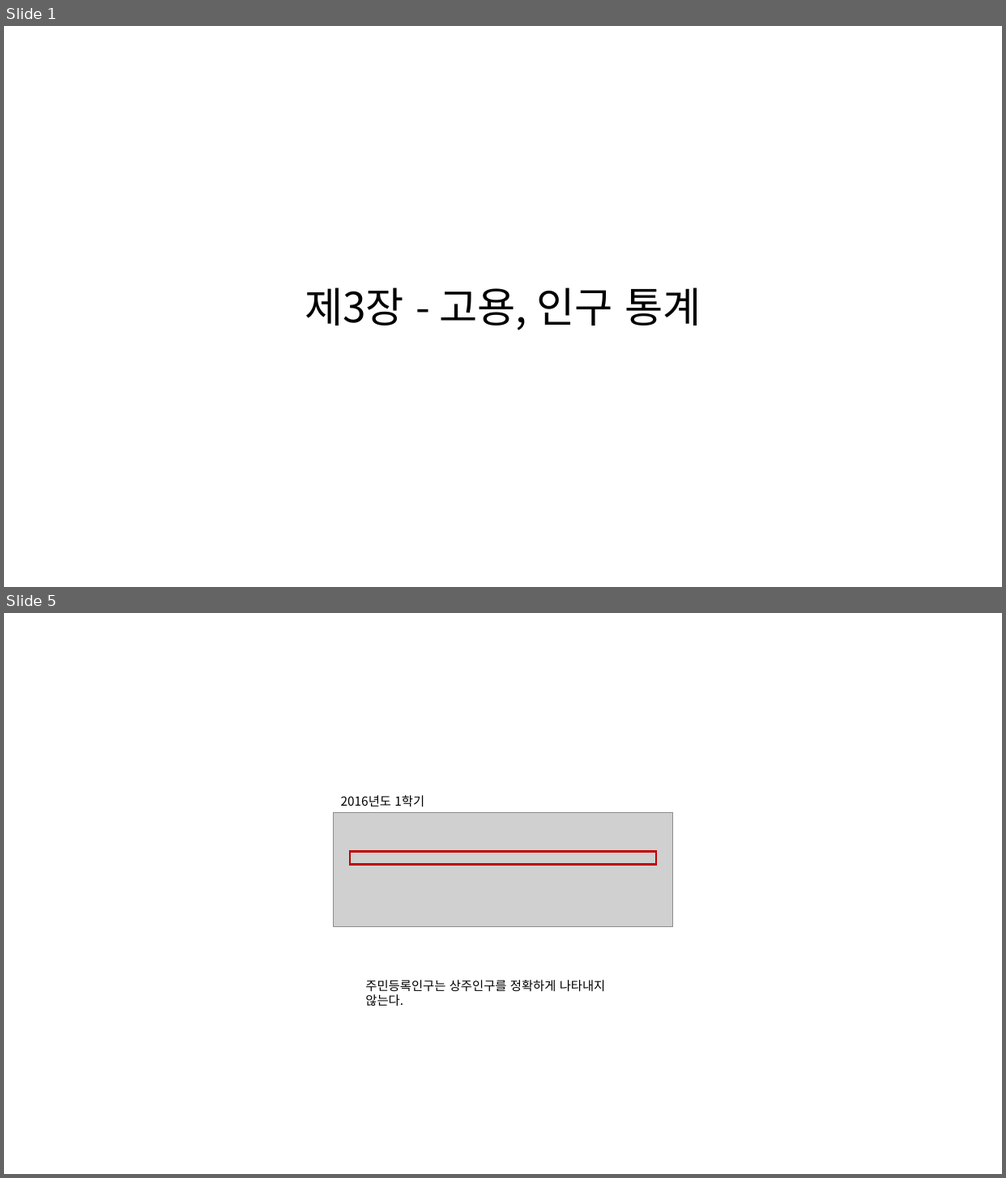
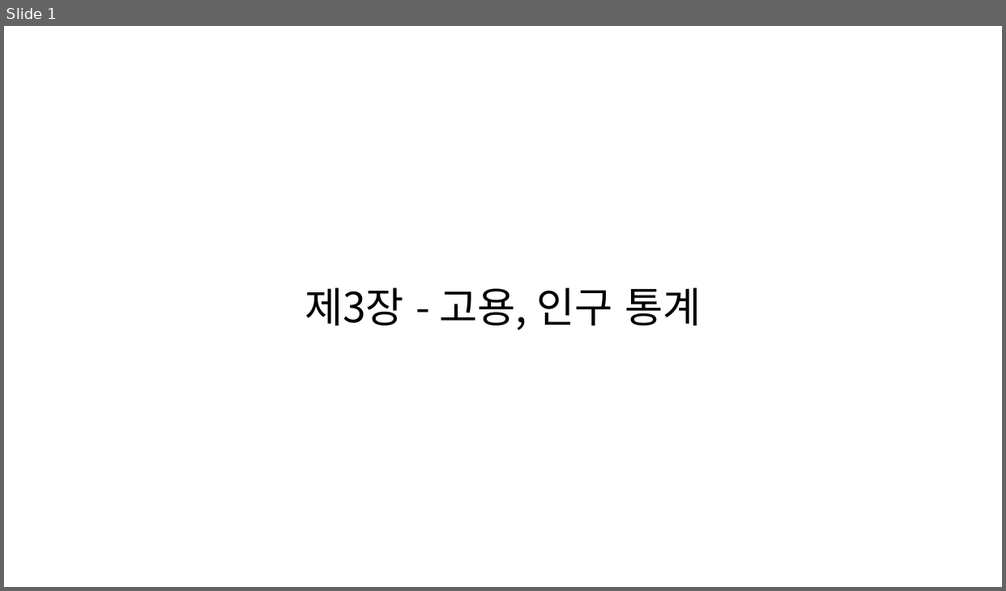
Before and after one commit to KNOU-STUDY/KNOU-UNDERSTANDING-NATIONAL-STATISTICS, a slide deck: previous_question/3장-고용,임금 통계.pptx. Shown one above the other, each under a label of ours: slides 1 and 5 before the commit, slide 1 after it; the slides between them are not shown. The pictures are 1006x1178 and 1006x591 pixels, drawn with LibreOffice and Linux fonts; fonts in the diff are those of the drawing; grey boxes stand for pictures. Boxes give left, top, right and bottom in pixels: in the first picture for what was removed or moved away, otherwise in the second. Text is boxed around its words. In the diff, an @@ line names an element or a change of style, - is before the commit and + after.

```diff
--- a/previous_question/3장-고용,임금 통계.pptx
+++ b/previous_question/3장-고용,임금 통계.pptx
@@ slide 5 removed at (4,613,1002,1174), background #FFFFFF @@
@@ group removed at (334,795,672,1007): 2 texts, 1 picture, 1 rectangle @@
-2016년도 1학기
-주민등록인구는 상주인구를 정확하게 나타내지 않는다.
```
Also in this commit, not shown: 2 slides changed, 10 slides added, 15 other slides removed.
